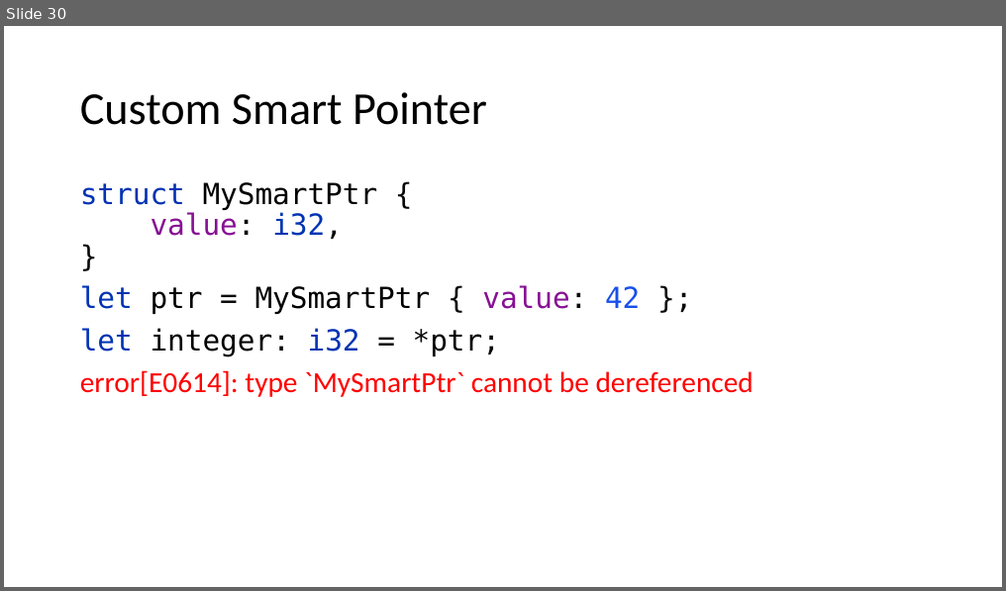
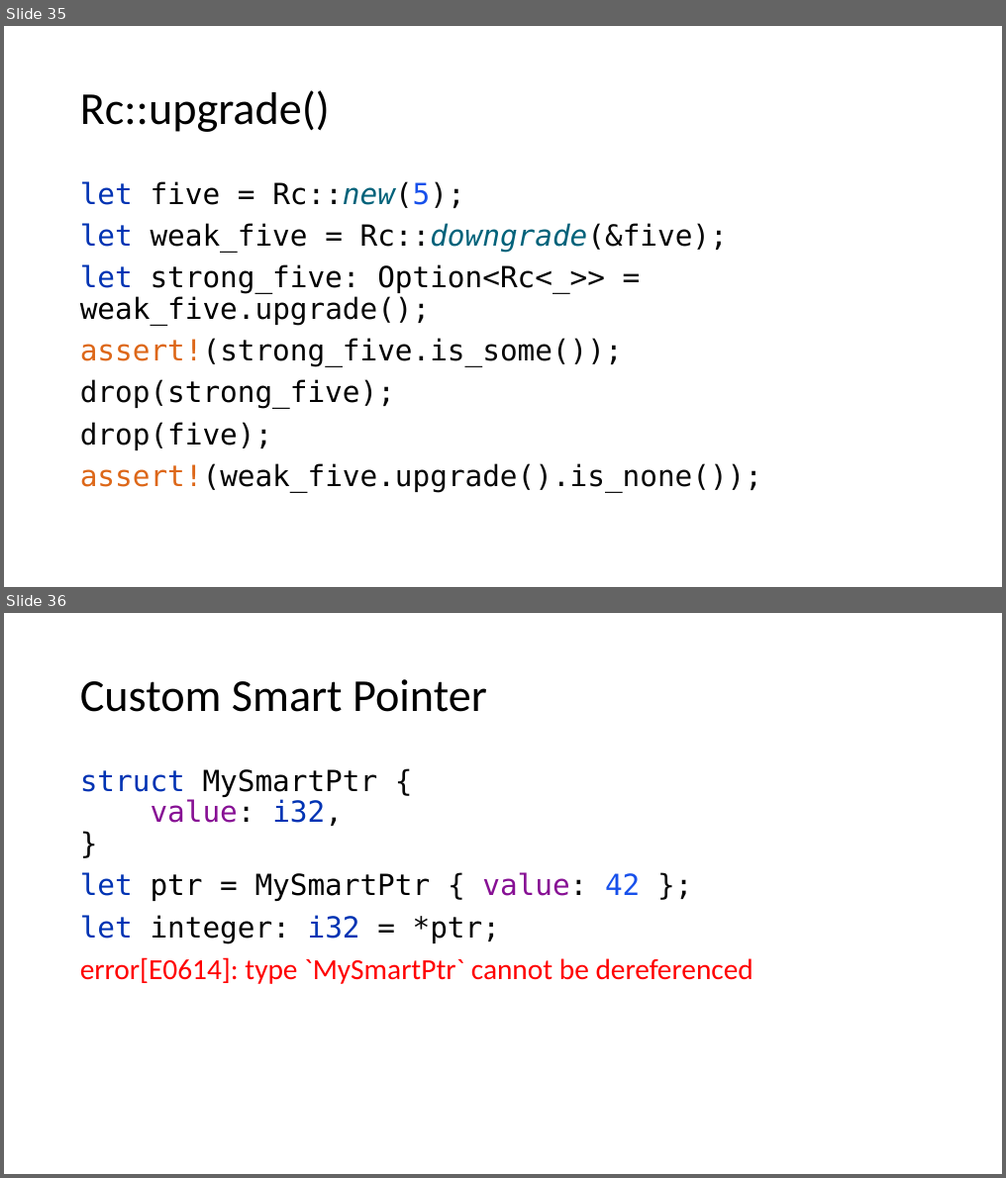
Before and after one commit to kugushev/course-rust-basics, a slide deck: src/05-SmartPointers/05-SmartPointers.pptx. Shown one above the other, each under a label of ours: slide 30 before the commit, slides 35 and 36 after it. The pictures are 1006x591 and 1006x1178 pixels, drawn with LibreOffice and Linux fonts; fonts in the diff are those of the drawing. Boxes give left, top, right and bottom in pixels: in the first picture for what was removed or moved away, otherwise in the second. Text is boxed around its words. In the diff, an @@ line names an element or a change of style, - is before the commit and + after.

```diff
--- a/src/05-SmartPointers/05-SmartPointers.pptx
+++ b/src/05-SmartPointers/05-SmartPointers.pptx
@@ slide 35 added at (4,26,1002,587), background #FFFFFF @@
@@ title added at (80,90,330,132), 44 pt, text #000000 @@
+Rc::upgrade()
@@ text added at (80,181,762,492), 28 pt, text #000000 @@
+let five = Rc::new(5);
+let weak_five = Rc::downgrade(&five);
+let strong_five: Option<Rc<_>> = weak_five.upgrade();
+assert!(strong_five.is_some());
+drop(strong_five);
+drop(five);
+assert!(weak_five.upgrade().is_none());
@@ what was slide 30 is now slide 36 @@
```
Also in this commit, not shown: 4 slides changed, 7 other slides added, 1 other file.
